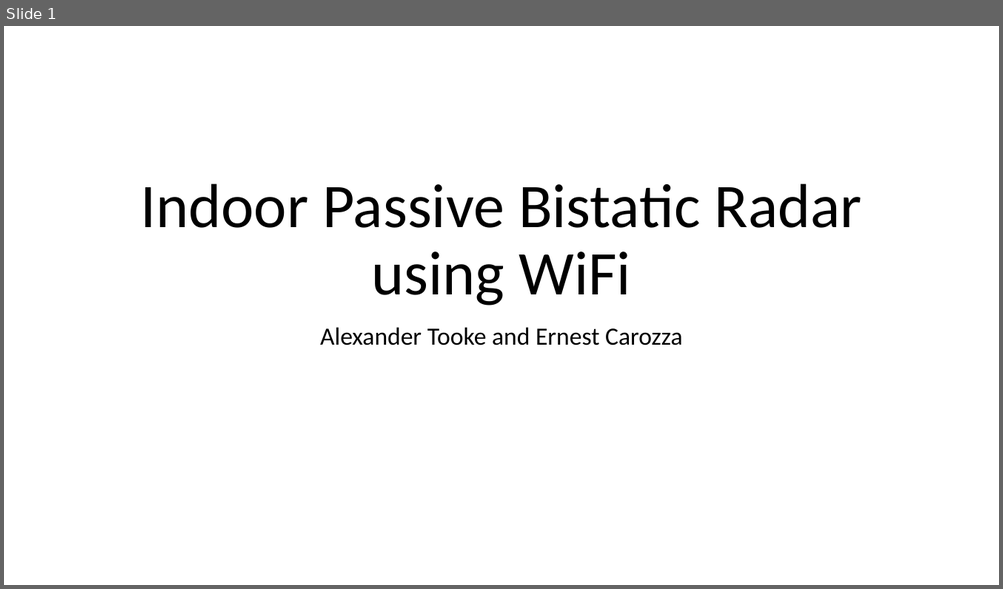
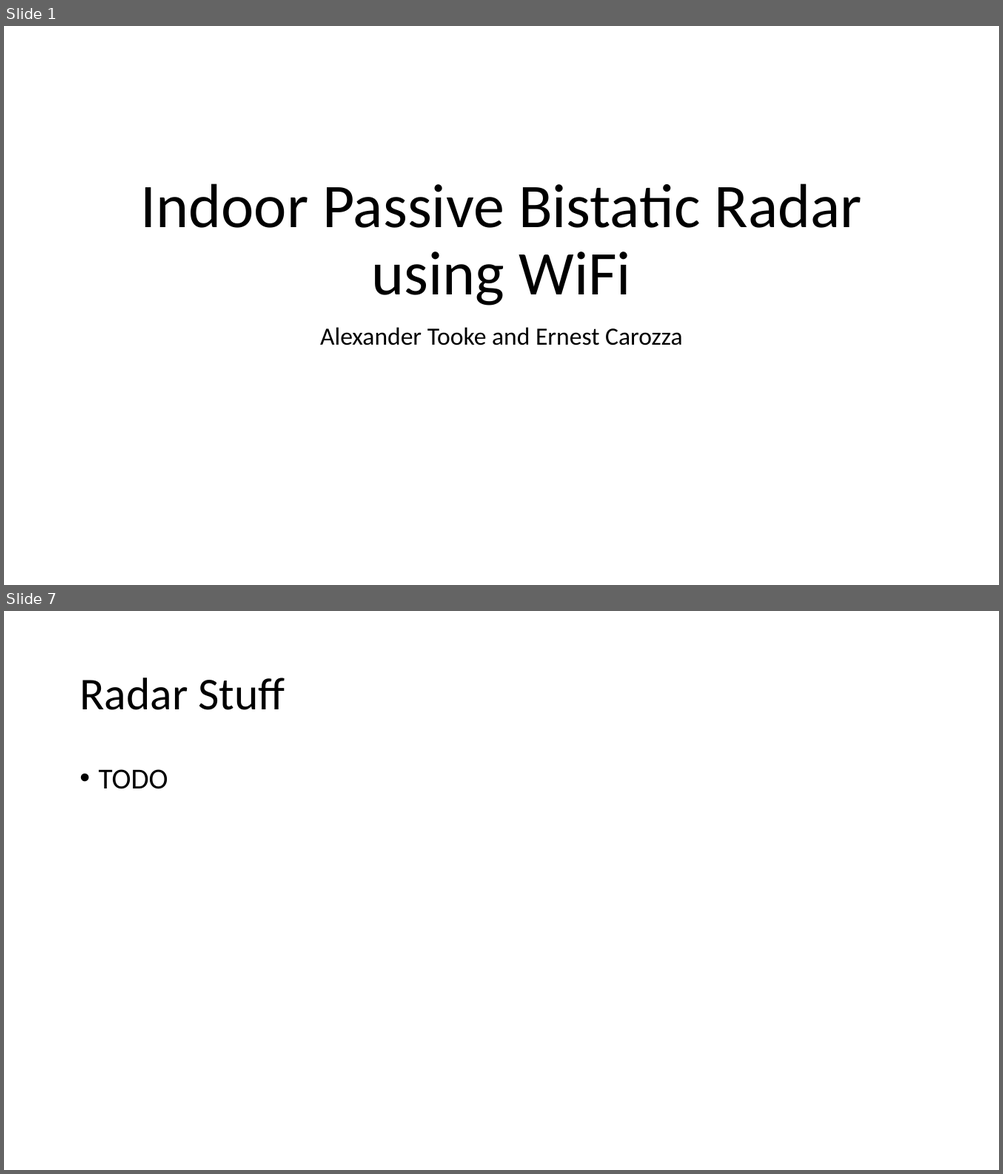
Before and after one commit to USRPMAN/wifi-radar, a slide deck: presentation.pptx. Shown one above the other, each under a label of ours: slide 1 before the commit, slides 1 and 7 after it; the slides between them are not shown. The pictures are 1003x589 and 1003x1174 pixels, drawn with LibreOffice and Linux fonts; fonts in the diff are those of the drawing. Boxes give left, top, right and bottom in pixels: in the first picture for what was removed or moved away, otherwise in the second. Text is boxed around its words. In the diff, an @@ line names an element or a change of style, - is before the commit and + after.

```diff
--- a/presentation.pptx
+++ b/presentation.pptx
@@ slide 7 added at box(4, 611, 999, 1170), background #FFFFFF @@
@@ title added at box(79, 678, 285, 710), 44 pt, text #000000 @@
+Radar Stuff
@@ text added at box(99, 769, 168, 789), 28 pt, text #000000 @@
+• TODO
```
Also in this commit, not shown: 3 slides changed, 3 other slides added, 2 slides removed.
